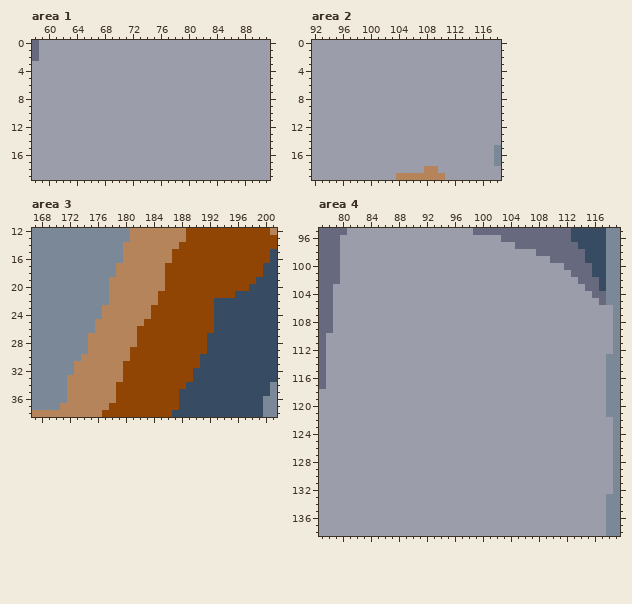
A pixel-art file gets an edit: palette_swap_test.ase. Above is the file before it was changed.
480x270 pixels, 1 frame. Colours within 5 levels of each other are drawn and written as one. Shown: area 1: x 58..91, y 0..19; area 2: x 92..118, y 0..19; area 3: x 167..201, y 12..38; area 4: x 77..119, y 95..138. The commit also changed other parts of the picture, which this record leaves out.
After:
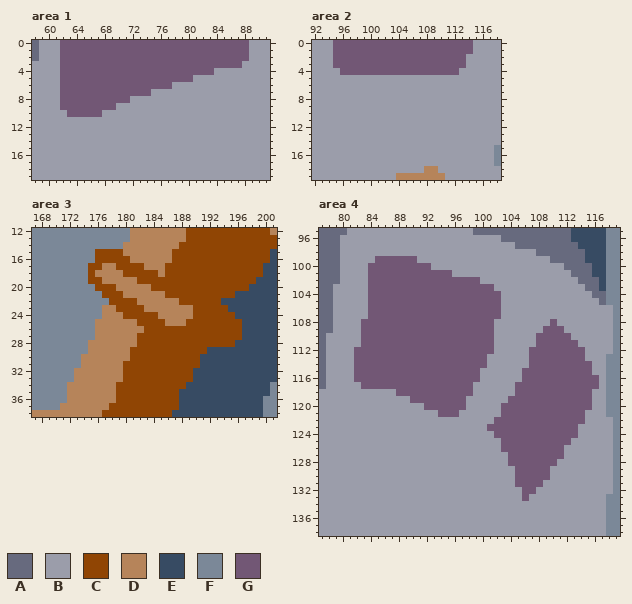
Palette (. is transparent): A #676a7e  B #9b9daa  C #904504  D #b6845a  E #374b63  F #7b8898  G #725775
From old to new:
layer "clear_color" now hidden
Changed rows in their new state; - is an unchanged pixel.
Area 1, layer "main/wall":
first column x 62:
 0 GGGGGGGGGGGGGGGGGGGGGGGGGGG
 1 GGGGGGGGGGGGGGGGGGGGGGGGGGG
 2 GGGGGGGGGGGGGGGGGGGGGGGGGGG
 3 GGGGGGGGGGGGGGGGGGGGGGGGGG-
 4 GGGGGGGGGGGGGGGGGGGGGG-----
 5 GGGGGGGGGGGGGGGGGGG--------
 6 GGGGGGGGGGGGGGGG-----------
 7 GGGGGGGGGGGGG--------------
 8 GGGGGGGGGG-----------------
 9 GGGGGGGG-------------------
10 -GGGGG---------------------
Area 2, layer "main/wall":
first column x 95:
 0 GGGGGGGGGGGGGGGGGGGG
 1 GGGGGGGGGGGGGGGGGGGG
 2 GGGGGGGGGGGGGGGGGGG-
 3 GGGGGGGGGGGGGGGGGGG-
 4 -GGGGGGGGGGGGGGGGG--
Area 3, layers "light", "main/background":
first column x 172:
15 ----CCCC-----------------
16 ----CCCCC----------------
17 ---CCDDCCCC--------------
18 ---CDDD-CCCCC------------
19 ---CCD----CCCC-----------
20 ----CCC-----CC-----------
21 -----CCC-----D-----------
22 ------CCCC---DDD-----C---
23 -------CCCC-DDDDDD---CC--
24 --------CCCC-DDDDD---CCC-
25 ----------C---DDD----CCCC
26 ----------D----------CCCC
27 ---F----------------CCCCC
28 --------------------CCCC-
31 -F-----------------------
33 F------------------------
Area 4, layers "main/background", "main/wall":
first column x 82:
 99 ---GGGGGG--------------------------
100 --GGGGGGGGG------------------------
101 --GGGGGGGGGGGG---------------------
102 --GGGGGGGGGGGGGGGG-----------------
103 --GGGGGGGGGGGGGGGGGG---------------
104 --GGGGGGGGGGGGGGGGGGG--------------
105 --GGGGGGGGGGGGGGGGGGG--------------
106 --GGGGGGGGGGGGGGGGGGG--------------
107 --GGGGGGGGGGGGGGGGGGG--------------
108 -GGGGGGGGGGGGGGGGGGG--------G------
109 -GGGGGGGGGGGGGGGGGGG-------GGG-----
110 -GGGGGGGGGGGGGGGGGGG------GGGGG----
111 -GGGGGGGGGGGGGGGGGGG------GGGGGG---
112 GGGGGGGGGGGGGGGGGGGG-----GGGGGGGG--
113 GGGGGGGGGGGGGGGGGGG------GGGGGGGG--
114 GGGGGGGGGGGGGGGGGGG------GGGGGGGGG-
115 GGGGGGGGGGGGGGGGGG------GGGGGGGGGG-
116 GGGGGGGGGGGGGGGGGG------GGGGGGGGGGG
117 -GGGGGGGGGGGGGGGG------GGGGGGGGGGGG
118 ------GGGGGGGGGGG------GGGGGGGGGGG-
119 --------GGGGGGGG------GGGGGGGGGGGG-
120 ----------GGGGGG-----GGGGGGGGGGGGG-
121 ------------GGG------GGGGGGGGGGGG--
122 --------------------GGGGGGGGGGGGG--
123 -------------------GGGGGGGGGGGGG---
124 --------------------GGGGGGGGGGGG---
125 ---------------------GGGGGGGGGG----
126 ---------------------GGGGGGGGG-----
127 ----------------------GGGGGGGG-----
128 ----------------------GGGGGGG------
129 -----------------------GGGGG-------
130 -----------------------GGGGG-------
131 -----------------------GGGG--------
132 ------------------------GG---------
133 ------------------------G----------
Boxes around the changes in both pictures, in picture pixels (x1, y1, x2, y2):
changed: (60, 40, 249, 117)
changed: (333, 40, 473, 75)
changed: (67, 249, 242, 382)
changed: (354, 256, 599, 501)
